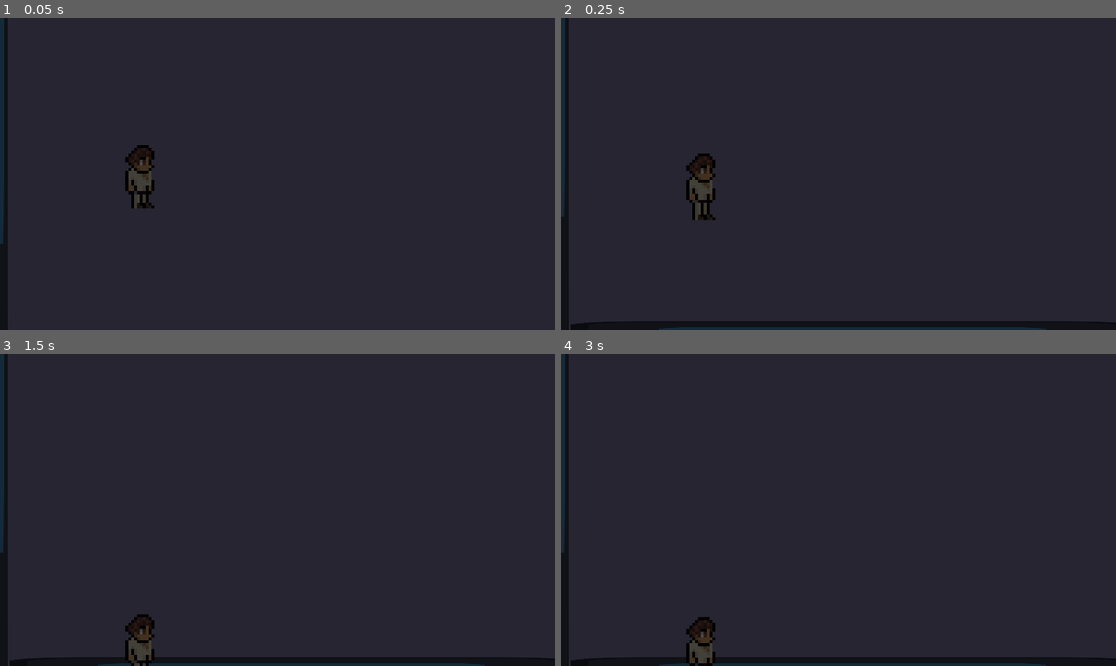
Above: before the commit, frames 1-4 (two rows, left to right).
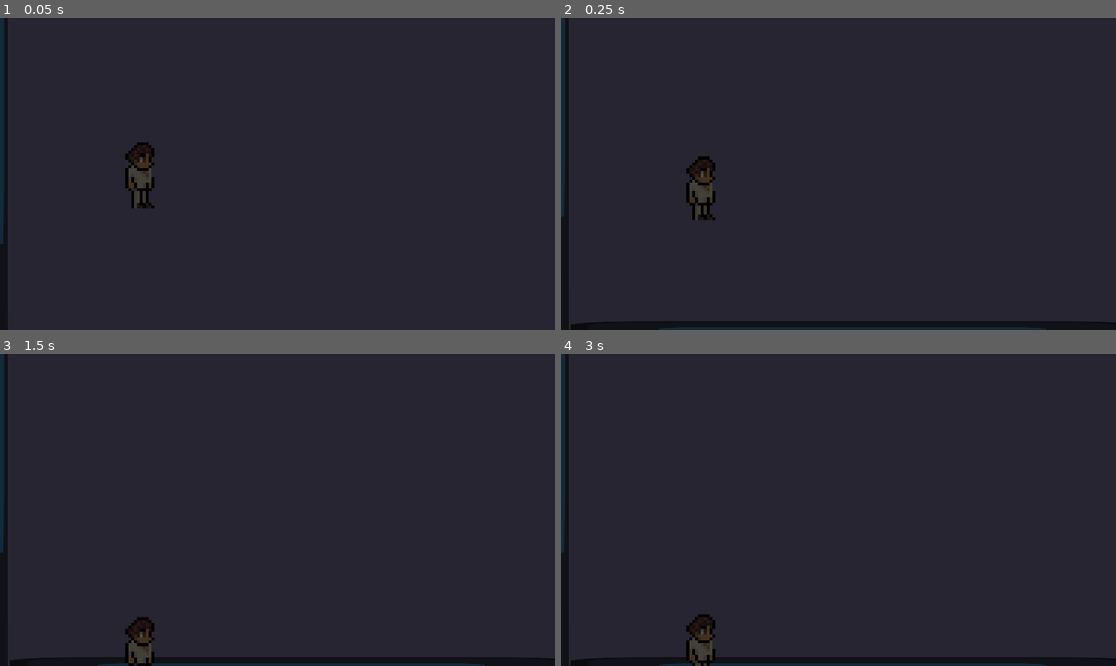
Above: after the commit, the same moments.

Repository: jingxin-anze/light-jump
Game: Godot game, scene res://Test/LevelTest/test_level.tscn
Two runs of this game, one before a commit and one after it. Both use one fixed random seed, a clock stepped at 60 frames per second and the inputs below. This scene is started directly instead of the project's main scene. The engine's default icon, where the game draws it, is replaced by a stand-in: a white triangle on a blue panel in a dark square. Sound files missing from this copy of the repository are replaced by a short silence.
Inputs (mouse positions are in pixels of both pictures, inside the frame that each line leads up to):
- Up to frame 1 (0.05 s): no input
- Up to frame 2 (0.25 s): no input
- Up to frame 3 (1.5 s): move the mouse to (399, 494) at 0.52 s; hold D (move_right) from 0.53 s (still down); tap K (jump) at 0.77 s; tap Enter at 1.25 s; move the mouse to (166, 525) at 1.27 s
- Up to frame 4 (3 s): tap K (jump) at 1.52 s; move the mouse to (894, 441) at 2.02 s; release D (move_right) at 2.03 s; hold A (move_left) 2.03-2.78 s; move the mouse to (810, 572) at 2.77 s; hold D (move_right) from 2.78 s (still down)

The runs differ from the first frame. In frame 1, 0.3% of the frame differs, in the area x 22-28%, y 39-57%; in frame 2, 0.3%, in the area x 22-28%, y 43-61%; in frame 3, 0.3%; in frame 4, 0.3%.
Error in both runs: Invalid assignment of property or key 'flip_h' with value of type 'bool' on a base object of type 'null instance'. (res://Scenes/Player/player.gd:30)

Commit message:
lgx
添加动画

Diff:
--- a/Scenes/Player/player.tscn
+++ b/Scenes/Player/player.tscn
@@ -8,6 +8,14 @@
 [ext_resource type="Script" path="res://Scenes/Player/jump.gd" id="6_j873j"]
 [ext_resource type="Script" path="res://Scenes/Player/fall.gd" id="7_xx753"]
 
+[sub_resource type="AtlasTexture" id="AtlasTexture_4a211"]
+atlas = ExtResource("2_asxgp")
+region = Rect2(0, 96, 24, 24)
+
+[sub_resource type="AtlasTexture" id="AtlasTexture_e1fej"]
+atlas = ExtResource("2_asxgp")
+region = Rect2(24, 96, 24, 24)
+
 [sub_resource type="AtlasTexture" id="AtlasTexture_usrbb"]
 atlas = ExtResource("2_asxgp")
 region = Rect2(0, 0, 24, 24)
@@ -15,11 +23,50 @@
 [sub_resource type="AtlasTexture" id="AtlasTexture_wdifm"]
 atlas = ExtResource("2_asxgp")
 region = Rect2(24, 0, 24, 24)
+
+[sub_resource type="AtlasTexture" id="AtlasTexture_tn8om"]
+atlas = ExtResource("2_asxgp")
+region = Rect2(0, 144, 24, 24)
+
+[sub_resource type="AtlasTexture" id="AtlasTexture_gatcb"]
+atlas = ExtResource("2_asxgp")
+region = Rect2(0, 48, 24, 24)
+
+[sub_resource type="AtlasTexture" id="AtlasTexture_0a5od"]
+atlas = ExtResource("2_asxgp")
+region = Rect2(24, 48, 24, 24)
+
+[sub_resource type="AtlasTexture" id="AtlasTexture_iiftj"]
+atlas = ExtResource("2_asxgp")
+region = Rect2(48, 48, 24, 24)
+
+[sub_resource type="AtlasTexture" id="AtlasTexture_fx3g4"]
+atlas = ExtResource("2_asxgp")
+region = Rect2(72, 48, 24, 24)
+
+[sub_resource type="AtlasTexture" id="AtlasTexture_j32uy"]
+atlas = ExtResource("2_asxgp")
+region = Rect2(96, 48, 24, 24)
+
+[sub_resource type="AtlasTexture" id="AtlasTexture_70ea1"]
+atlas = ExtResource("2_asxgp")
+region = Rect2(120, 48, 24, 24)
 
 [sub_resource type="SpriteFrames" id="SpriteFrames_65fxx"]
 animations = [{
 "frames": [{
 "duration": 1.0,
+"texture": SubResource("AtlasTexture_4a211")
+}, {
+"duration": 1.0,
+"texture": SubResource("AtlasTexture_e1fej")
+}],
+"loop": true,
+"name": &"Atack",
+"speed": 5.0
+}, {
+"frames": [{
+"duration": 1.0,
 "texture": SubResource("AtlasTexture_usrbb")
 }, {
 "duration": 1.0,
@@ -28,7 +75,74 @@
 "loop": true,
 "name": &"Idle",
 "speed": 5.0
+}, {
+"frames": [{
+"duration": 1.0,
+"texture": SubResource("AtlasTexture_tn8om")
+}],
+"loop": true,
+"name": &"Jump",
+"speed": 5.0
+}, {
+"frames": [{
+"duration": 1.0,
+"texture": SubResource("AtlasTexture_gatcb")
+}, {
+"duration": 1.0,
+"texture": SubResource("AtlasTexture_0a5od")
+}, {
+"duration": 1.0,
+"texture": SubResource("AtlasTexture_iiftj")
+}, {
+"duration": 1.0,
+"texture": SubResource("AtlasTexture_fx3g4")
+}, {
+"duration": 1.0,
+"texture": SubResource("AtlasTexture_j32uy")
+}, {
+"duration": 1.0,
+"texture": SubResource("AtlasTexture_70ea1")
+}],
+"loop": true,
+"name": &"Walk",
+"speed": 5.0
 }]
+
+[sub_resource type="AtlasTexture" id="AtlasTexture_bk1so"]
+atlas = ExtResource("2_asxgp")
+region = Rect2(0, 120, 24, 24)
+
+[sub_resource type="AtlasTexture" id="AtlasTexture_w0g4n"]
+atlas = ExtResource("2_asxgp")
+region = Rect2(24, 120, 24, 24)
+
+[sub_resource type="AtlasTexture" id="AtlasTexture_8m482"]
+atlas = ExtResource("2_asxgp")
+region = Rect2(0, 168, 24, 24)
+
+[sub_resource type="AtlasTexture" id="AtlasTexture_er7bx"]
+atlas = ExtResource("2_asxgp")
+region = Rect2(0, 72, 24, 24)
+
+[sub_resource type="AtlasTexture" id="AtlasTexture_loa41"]
+atlas = ExtResource("2_asxgp")
+region = Rect2(24, 72, 24, 24)
+
+[sub_resource type="AtlasTexture" id="AtlasTexture_dgg4n"]
+atlas = ExtResource("2_asxgp")
+region = Rect2(48, 72, 24, 24)
+
+[sub_resource type="AtlasTexture" id="AtlasTexture_lgbob"]
+atlas = ExtResource("2_asxgp")
+region = Rect2(72, 72, 24, 24)
+
+[sub_resource type="AtlasTexture" id="AtlasTexture_ycs6j"]
+atlas = ExtResource("2_asxgp")
+region = Rect2(96, 72, 24, 24)
+
+[sub_resource type="AtlasTexture" id="AtlasTexture_m3gyj"]
+atlas = ExtResource("2_asxgp")
+region = Rect2(120, 72, 24, 24)
 
 [sub_resource type="AtlasTexture" id="AtlasTexture_ebv3f"]
 atlas = ExtResource("2_asxgp")
@@ -40,6 +154,48 @@
 
 [sub_resource type="SpriteFrames" id="SpriteFrames_4acv6"]
 animations = [{
+"frames": [{
+"duration": 1.0,
+"texture": SubResource("AtlasTexture_bk1so")
+}, {
+"duration": 1.0,
+"texture": SubResource("AtlasTexture_w0g4n")
+}],
+"loop": true,
+"name": &"Atack",
+"speed": 5.0
+}, {
+"frames": [{
+"duration": 1.0,
+"texture": SubResource("AtlasTexture_8m482")
+}],
+"loop": true,
+"name": &"Jump",
+"speed": 5.0
+}, {
+"frames": [{
+"duration": 1.0,
+"texture": SubResource("AtlasTexture_er7bx")
+}, {
+"duration": 1.0,
+"texture": SubResource("AtlasTexture_loa41")
+}, {
+"duration": 1.0,
+"texture": SubResource("AtlasTexture_dgg4n")
+}, {
+"duration": 1.0,
+"texture": SubResource("AtlasTexture_lgbob")
+}, {
+"duration": 1.0,
+"texture": SubResource("AtlasTexture_ycs6j")
+}, {
+"duration": 1.0,
+"texture": SubResource("AtlasTexture_m3gyj")
+}],
+"loop": true,
+"name": &"Walk",
+"speed": 5.0
+}, {
 "frames": [{
 "duration": 1.0,
 "texture": SubResource("AtlasTexture_ebv3f")
@@ -63,14 +219,13 @@
 [node name="Body" type="AnimatedSprite2D" parent="."]
 scale = Vector2(5, 5)
 sprite_frames = SubResource("SpriteFrames_65fxx")
-animation = &"Idle"
+animation = &"Walk"
 autoplay = "Idle"
-frame_progress = 0.848135
 
 [node name="Hand" type="AnimatedSprite2D" parent="Body"]
 sprite_frames = SubResource("SpriteFrames_4acv6")
+animation = &"Walk"
 autoplay = "default"
-frame_progress = 0.990725
 
 [node name="CollisionShape2D" type="CollisionShape2D" parent="."]
 shape = SubResource("RectangleShape2D_uxmw3")
Not shown: 1 places in Scenes/Player/player.tscn that only renumber resources
